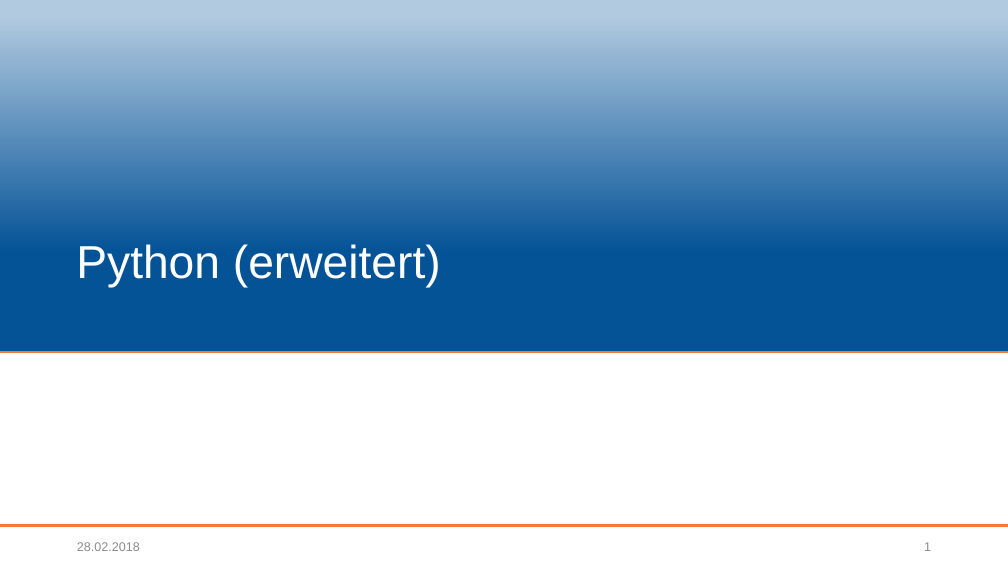
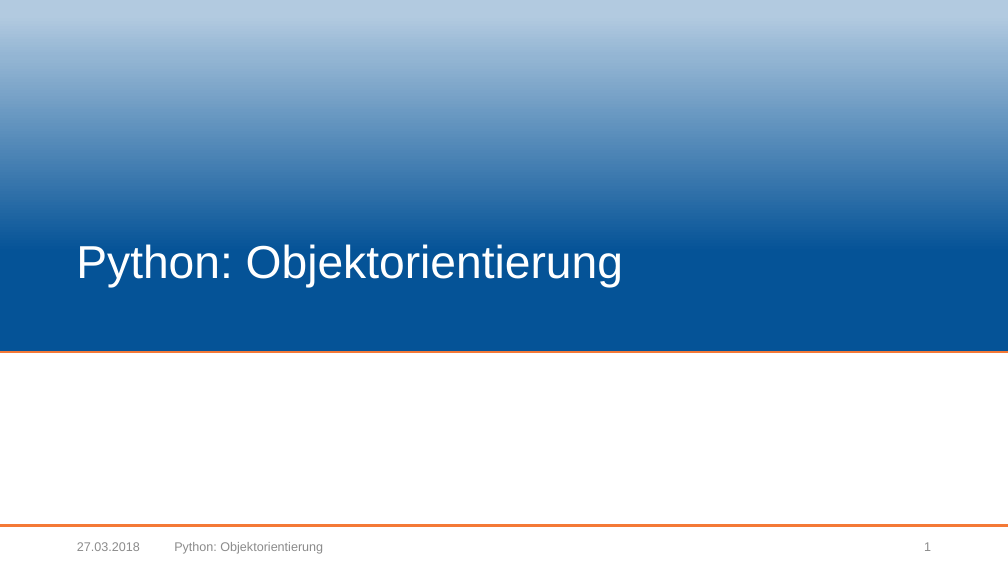
Before and after one commit to BogyMitutoyoCTL/Sophy-Preparation, a slide deck: slide 1 of Präsentationen/Python Erweitert.pptx. Drawn at 1008x567 pixels with LibreOffice and Linux fonts; fonts in the diff are those of the drawing; background and template pictures are left out. Boxes give left, top, right and bottom in pixels: in the first picture for what was removed or moved away, otherwise in the second. Text is boxed around its words. In the diff, an @@ line names an element or a change of style, - is before the commit and + after.

```diff
--- a/Präsentationen/Python Erweitert.pptx
+++ b/Präsentationen/Python Erweitert.pptx
@@ title at <box>76,244,623,288</box>: text changed @@
-Python (erweitert)
+Python: Objektorientierung
@@ text at <box>77,542,140,551</box>: text changed @@
-28.02.2018
+27.03.2018
@@ text added at <box>174,542,323,554</box>, 12 pt, text #8C8C8C @@
+Python: Objektorientierung
```
Also in this commit, not shown: 33 other slides changed.
